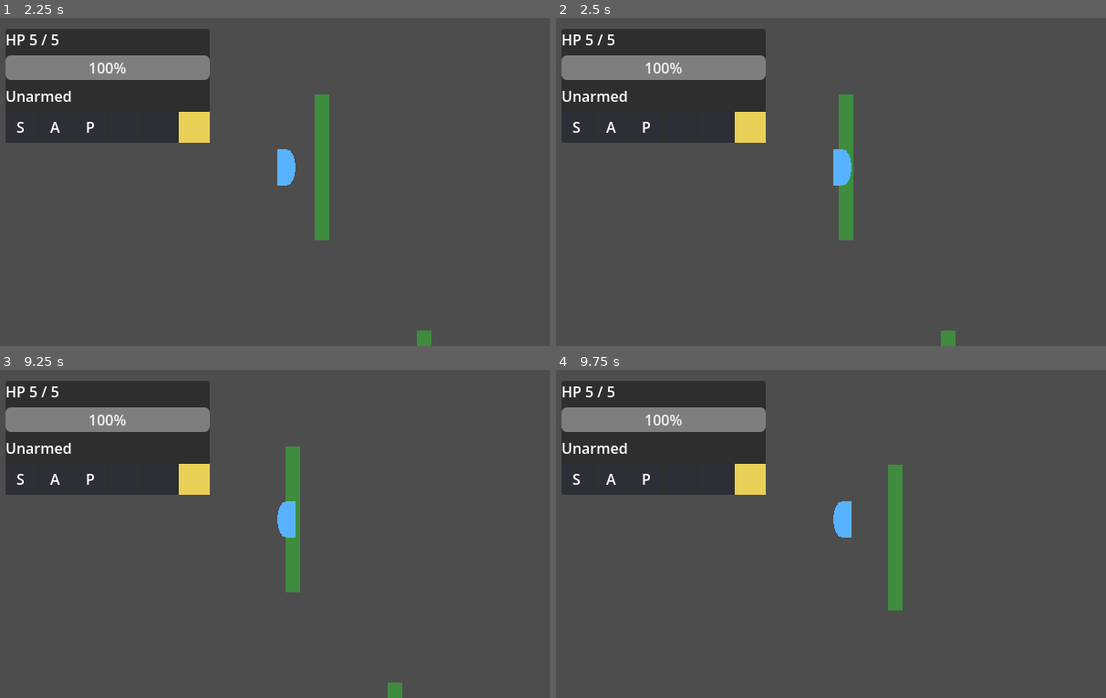
Above: before the commit, frames 1-4 (two rows, left to right).
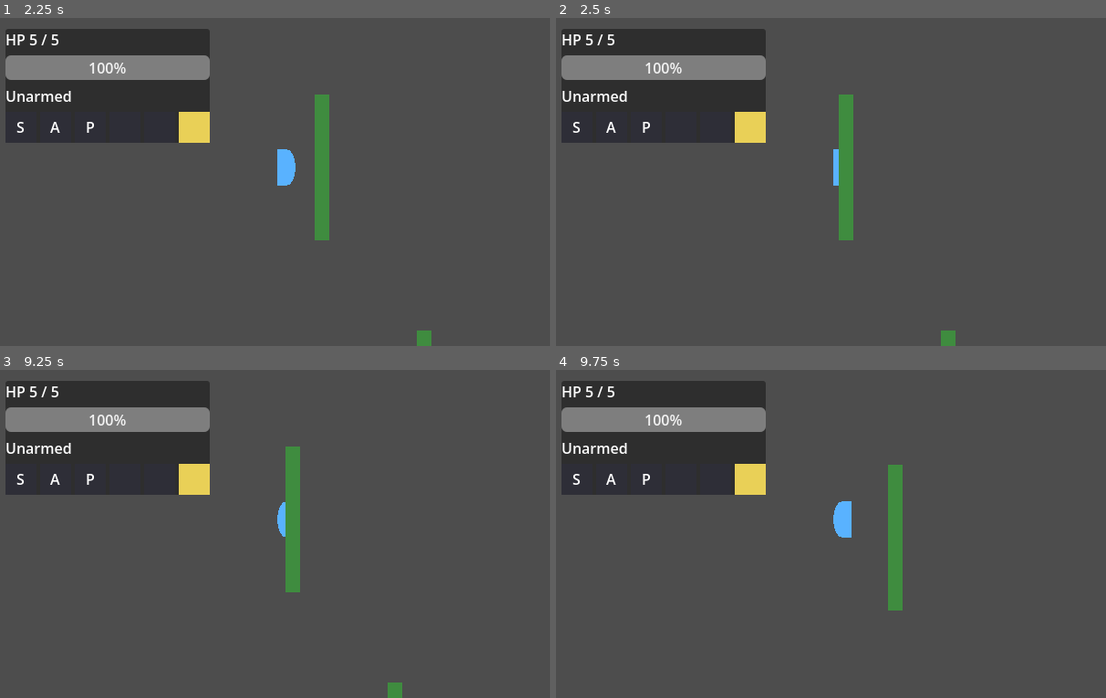
Above: after the commit, the same moments.

Repository: edgarsdzgz/kenslash
Game: Godot game, scene res://world/streaming_world.tscn
Same seed, same stepped clock (60 frames per second), same inputs: the game is played once before the commit and once after it.
Inputs (mouse positions are in pixels of both pictures, inside the frame that each line leads up to):
- Up to frame 1 (2.25 s): tap Enter at 0.5 s; move the mouse to (412, 165) at 0.52 s; hold D (move_right) 0.53-1.28 s; tap Space (attack) at 0.6 s; click (412, 165) at 0.67 s; move the mouse to (170, 198) at 1.27 s; hold S (move_down) 1.28-2.03 s; tap G (toggle_hotbar_unlock) at 1.35 s; move the mouse to (346, 109) at 2.02 s; hold D (move_right) from 2.03 s (still down); tap 0 (tool_0) at 2.1 s
- Up to frame 2 (2.5 s): keep holding D (move_right)
- Up to frame 3 (9.25 s): move the mouse to (258, 599) at 2.77 s; release D (move_right) at 2.78 s; hold W (move_up) 2.78-3.53 s; tap one key every 0.75 s from 2.85 s: 1 (tool_1) 2 (tool_2) 3 (tool_3) 4 (tool_4) 5 (tool_5) 6 (tool_6) 7 (tool_7) 8 (tool_8) 9 (tool_9); click (258, 599) at 2.92 s; move the mouse to (462, 583) at 3.52 s; hold A (move_left) 3.53-5.03 s; move the mouse to (110, 484) at 4.27 s; move the mouse to (313, 534) at 5.02 s; hold S (move_down) 5.03-5.78 s; click (313, 534) at 5.17 s; move the mouse to (198, 452) at 5.77 s; hold D (move_right) 5.78-6.53 s; move the mouse to (412, 517) at 6.52 s; hold W (move_up) 6.53-7.28 s; move the mouse to (170, 550) at 7.27 s; hold D (move_right) 7.28-8.03 s; click (170, 550) at 7.42 s; move the mouse to (346, 461) at 8.02 s; hold S (move_down) 8.03-8.78 s; move the mouse to (258, 599) at 8.77 s; hold A (move_left) from 8.78 s (still down)
- Up to frame 4 (9.75 s): move the mouse to (1018, 583) at 9.52 s; release A (move_left) at 9.53 s; hold W (move_up) from 9.53 s (still down); tap Space (attack) at 9.6 s; click (1018, 583) at 9.67 s

Frame 1 is identical in both runs. In frame 2, 0.2% of the frame differs, in the area x 51-54%, y 40-52%; in frame 3, 0.2%; in frame 4, nothing differs.

Commit message:
fix: enable y-sort chain in the streaming world
The player always drew over trees because y_sort_enabled was not set on the streaming_world root, ChunkManager, and per-chunk containers (Y-sort must be on at every level to cross container boundaries). Now depth-sorts correctly; guarded by a structural test assertion.

Diff:
--- a/tests/test_streaming.gd
+++ b/tests/test_streaming.gd
@@ -213,6 +213,14 @@
 		ctx.check(sw_mgr.active_chunk_count() == expected,
 			"streaming_world scene streams a bounded " + str(expected) + "-chunk set around its player",
 			"streaming_world scene active count wrong (" + str(sw_mgr.active_chunk_count()) + ")")
+		# Y-sort depth chain: root + ChunkManager + each spawned container must all be
+		# y_sort_enabled, or the player always draws OVER the trees (never behind them).
+		var sw_container: Node2D = sw_mgr.active_container(WorldScale.world_to_chunk(sw_player.global_position))
+		ctx.check(sw.y_sort_enabled and sw_mgr.y_sort_enabled
+				and sw_container != null and sw_container.y_sort_enabled,
+			"y-sort chain enabled (root + ChunkManager + chunk container) -- player sorts behind/in-front of trees by depth",
+			"y-sort chain broken (root=" + str(sw.y_sort_enabled) + " mgr=" + str(sw_mgr.y_sort_enabled)
+				+ " container=" + str(sw_container != null and sw_container.y_sort_enabled) + ")")
 		sw.queue_free()
 		await ctx.tree.physics_frame
 
--- a/world/chunk_manager.gd
+++ b/world/chunk_manager.gd
@@ -105,6 +105,10 @@
 	var container: Node2D = Node2D.new()
 	container.name = "Chunk_%d_%d" % [coord.x, coord.y]
 	container.position = WorldScale.chunk_origin(coord)
+	# Y-sort must be enabled on EVERY level from the y-sorted root down to the leaves
+	# (root + ChunkManager + this container) so the player and this chunk's content
+	# merge into one depth sort -- otherwise the player always draws over the trees.
+	container.y_sort_enabled = true
 	var nodes: Array = []
 	for entry in data.entries:
 		var state: Dictionary = entry["state"]
--- a/world/streaming_world.tscn
+++ b/world/streaming_world.tscn
@@ -6,9 +6,11 @@
 [ext_resource type="PackedScene" path="res://ui/hud.tscn" id="4_hud"]
 
 [node name="StreamingWorld" type="Node2D"]
+y_sort_enabled = true
 script = ExtResource("1_sw")
 
 [node name="ChunkManager" type="Node2D" parent="."]
+y_sort_enabled = true
 script = ExtResource("2_mgr")
 load_radius = 2
 world_seed = 1
Not shown, changed: design-world-streaming.md
